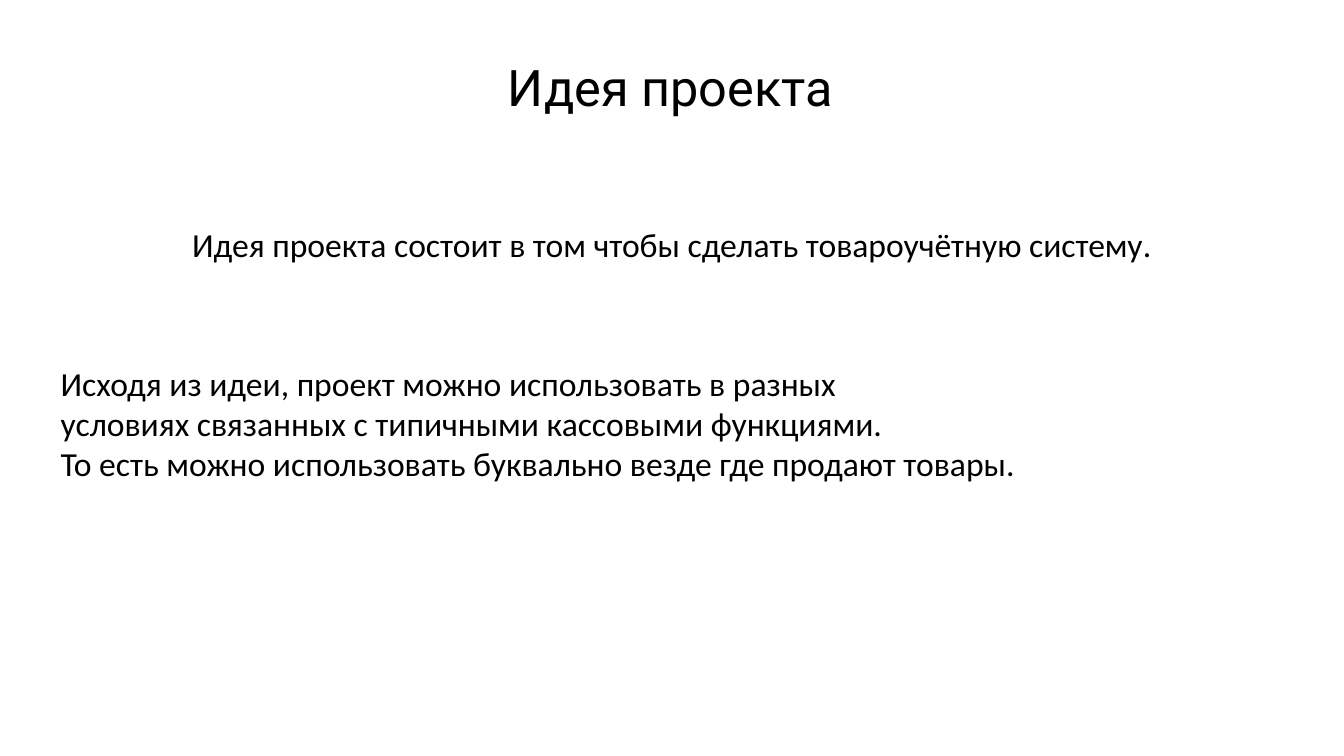
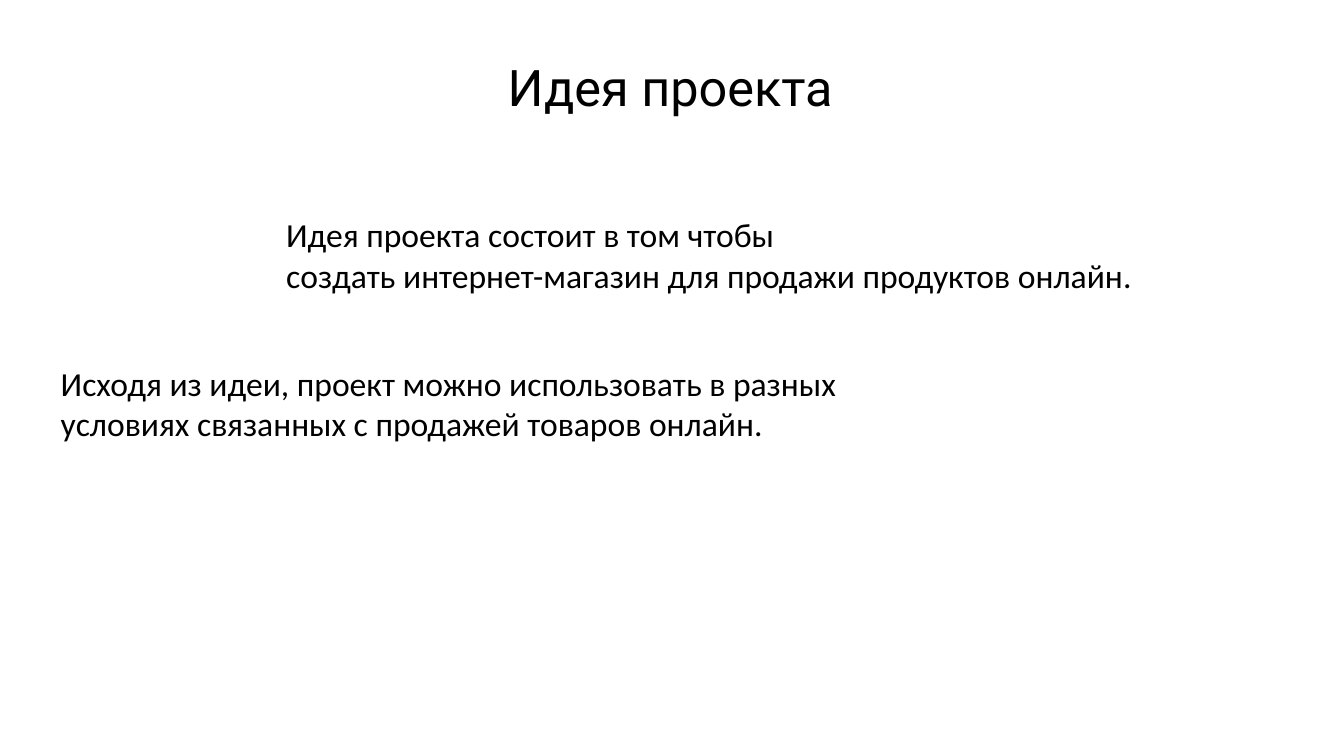
Before and after one commit to JabaXNT/YandexWEBProject, a slide deck: slide 2 of Zapiska/Представление Exchange.pptx. Drawn at 1344x756 pixels with LibreOffice and Linux fonts; fonts in the diff are those of the drawing. Boxes give left, top, right and bottom in pixels: in the first picture for what was removed or moved away, otherwise in the second. Text is boxed around its words. In the diff, an @@ line names an element or a change of style, - is before the commit and + after.

```diff
--- a/Zapiska/Представление Exchange.pptx
+++ b/Zapiska/Представление Exchange.pptx
@@ text at (286,224,1132,294): text changed @@
-Идея проекта состоит в том чтобы сделать товароучётную систему.
+Идея проекта состоит в том чтобы
+создать интернет-магазин для продажи продуктов онлайн.
@@ text at (61,413,762,442): text changed @@
-условиях связанных с типичными кассовыми функциями.
-То есть можно использовать буквально везде где продают товары.
+условиях связанных с продажей товаров онлайн.
```
Also in this commit, not shown: 3 other slides changed, 6 slides removed, 1 other file.
